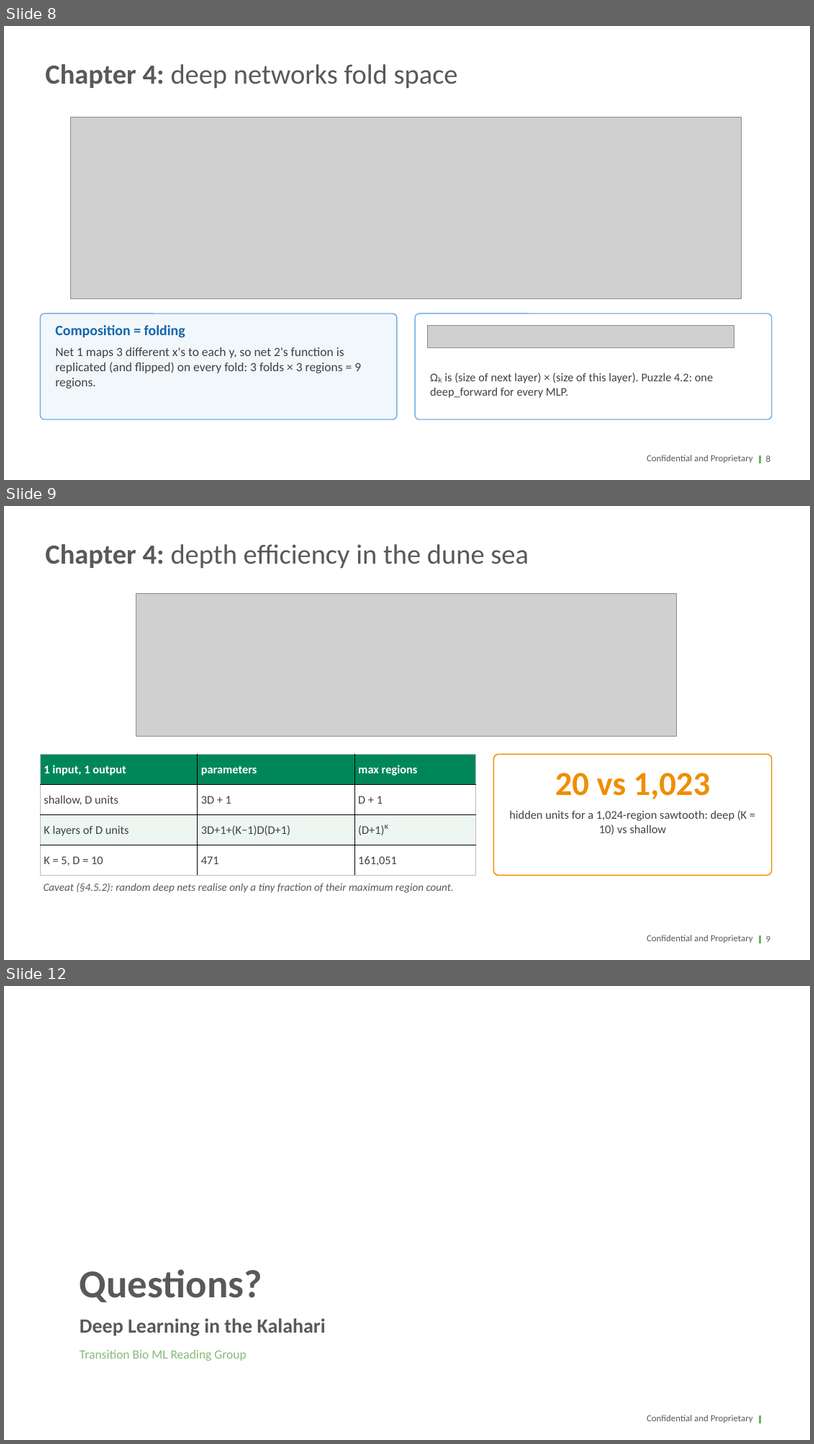
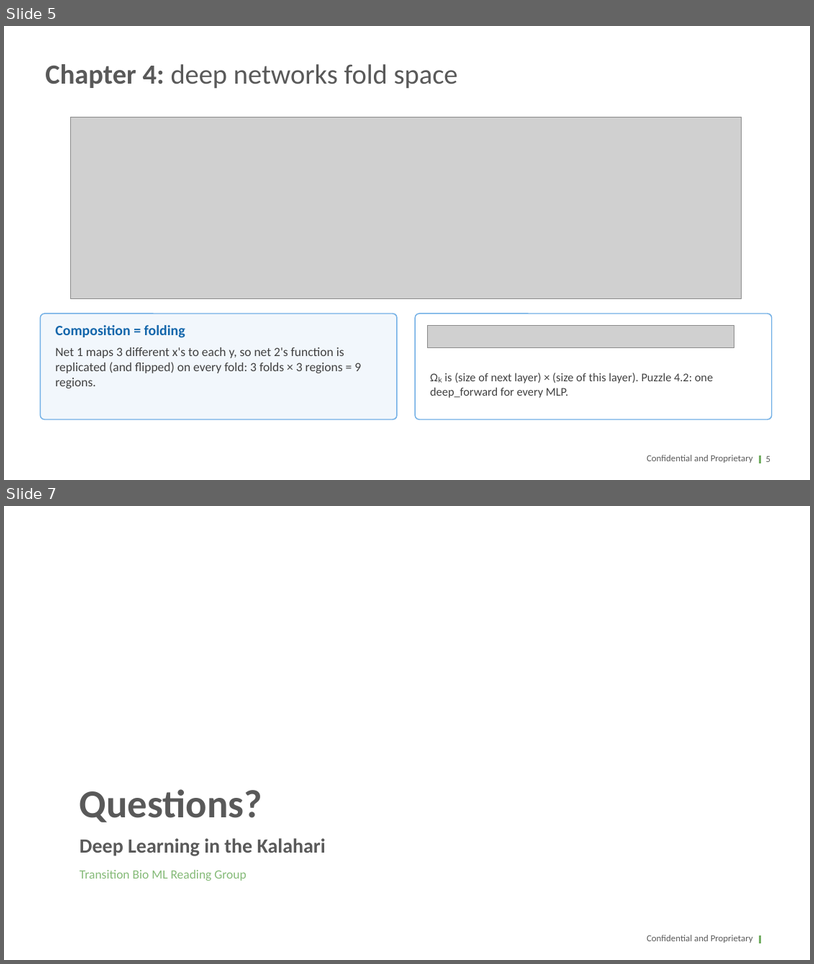
Before and after one commit to transitionbio/udl-ch1-8-tutorial, a slide deck: slides/TBio_UDL_S1_Models_Ch1-4.pptx. Shown one above the other, each under a label of ours: slides 8, 9 and 12 before the commit, slides 5 and 7 after it; the slides between them are not shown. The pictures are 814x1444 and 814x964 pixels, drawn with LibreOffice and Linux fonts; fonts in the diff are those of the drawing; grey boxes stand for pictures; background and template pictures are left out. Boxes give left, top, right and bottom in pixels: in the first picture for what was removed or moved away, otherwise in the second. Text is boxed around its words. In the diff, an @@ line names an element or a change of style, - is before the commit and + after.

```diff
--- a/slides/TBio_UDL_S1_Models_Ch1-4.pptx
+++ b/slides/TBio_UDL_S1_Models_Ch1-4.pptx
@@ slide 9 removed at (x1=4, y1=506, x2=810, y2=960), background #FFFFFF; not listed: 3 template elements that a slide beside it also shows @@
@@ title removed at (x1=45, y1=544, x2=529, y2=568) @@
-Chapter 4: depth efficiency in the dune sea
@@ picture removed at (x1=136, y1=594, x2=676, y2=736) @@
@@ table removed at (x1=40, y1=754, x2=476, y2=875), 4 rows, 3 columns @@
-1 input, 1 output | parameters | max regions
-shallow, D units | 3D + 1 | D + 1
-K layers of D units | 3D+1+(K−1)D(D+1) | (D+1)ᴷ
-K = 5, D = 10 | 471 | 161,051
@@ rounded rectangle removed at (x1=494, y1=754, x2=772, y2=875) @@
@@ text removed at (x1=509, y1=772, x2=747, y2=834) @@
-20 vs 1,023
-hidden units for a 1,024-region sawtooth: deep (K = 10) vs shallow
@@ text removed at (x1=44, y1=883, x2=454, y2=893) @@
-Caveat (§4.5.2): random deep nets realise only a tiny fraction of their maximum region count.
@@ page number removed at (x1=766, y1=936, x2=771, y2=942) @@
-9
@@ what was slide 8 is now slide 5 @@
@@ page number at (x1=766, y1=456, x2=771, y2=462): text changed @@
-8
+5
@@ what was slide 12 is now slide 7 @@
```
Also in this commit, not shown: 1 slide changed, 4 other slides removed, 9 other files.
